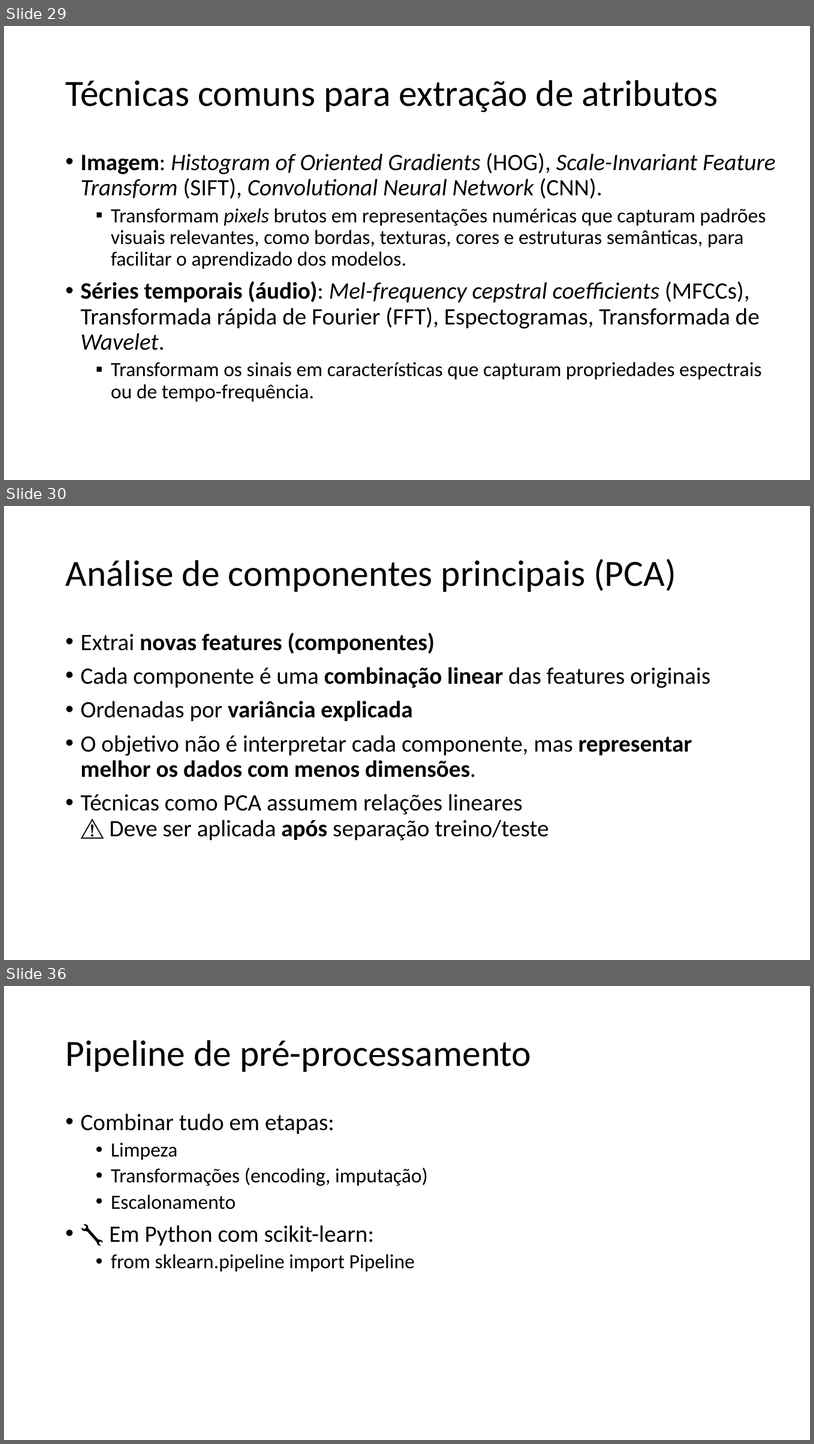
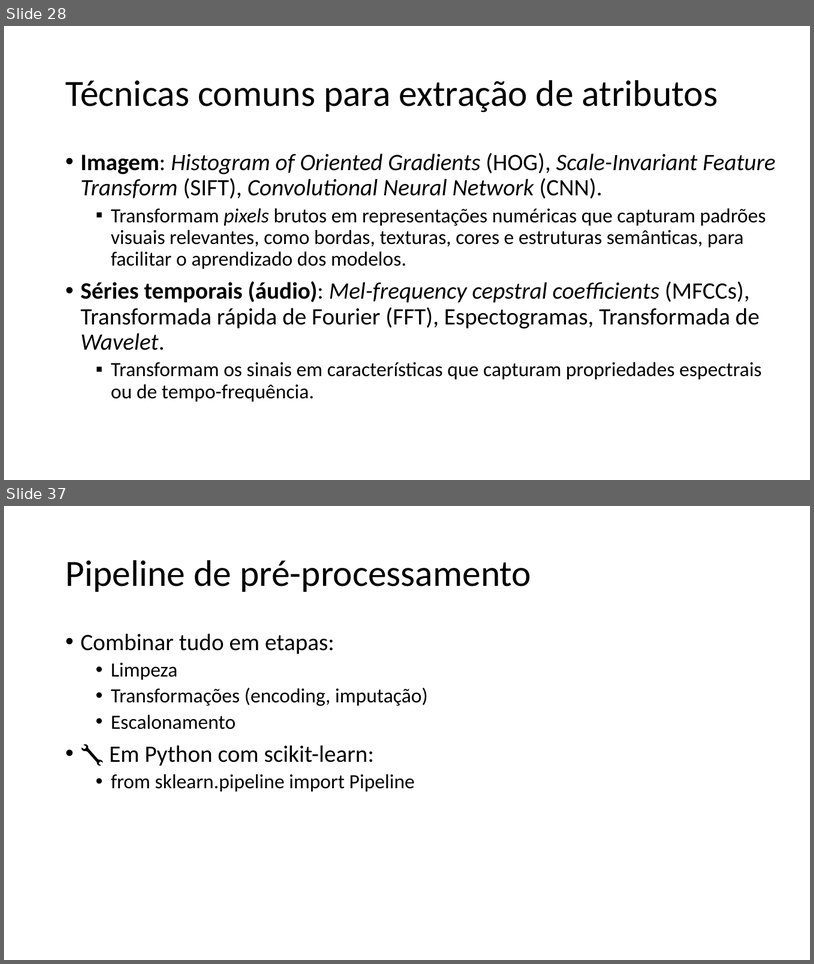
Before and after one commit to zz4fap/c24_inteligencia_artificial, a slide deck: slides/C24_Transformações.pptx. Shown one above the other, each under a label of ours: slides 29, 30 and 36 before the commit, slides 28 and 37 after it; the slides between them are not shown. The pictures are 814x1444 and 814x964 pixels, drawn with LibreOffice and Linux fonts; fonts in the diff are those of the drawing. Boxes give left, top, right and bottom in pixels: in the first picture for what was removed or moved away, otherwise in the second. Text is boxed around its words. In the diff, an @@ line names an element or a change of style, - is before the commit and + after.

```diff
--- a/slides/C24_Transformações.pptx
+++ b/slides/C24_Transformações.pptx
@@ slide 30 removed at (4,506,810,960), background #FFFFFF @@
@@ title removed at (65,559,677,592) @@
-Análise de componentes principais (PCA)
@@ text removed at (81,633,711,840) @@
-• Extrai novas features (componentes)
-• Cada componente é uma combinação linear das features originais
-• Ordenadas por variância explicada
-• O objetivo não é interpretar cada componente, mas representar melhor os dados com menos dimensões.
-• Técnicas como PCA assumem relações lineares
-  ⚠️ Deve ser aplicada após separação treino/teste
@@ what was slide 29 is now slide 28 @@
@@ what was slide 36 is now slide 37 @@
```
Also in this commit, not shown: 1 slide changed, 6 slides added, 4 other slides removed.
